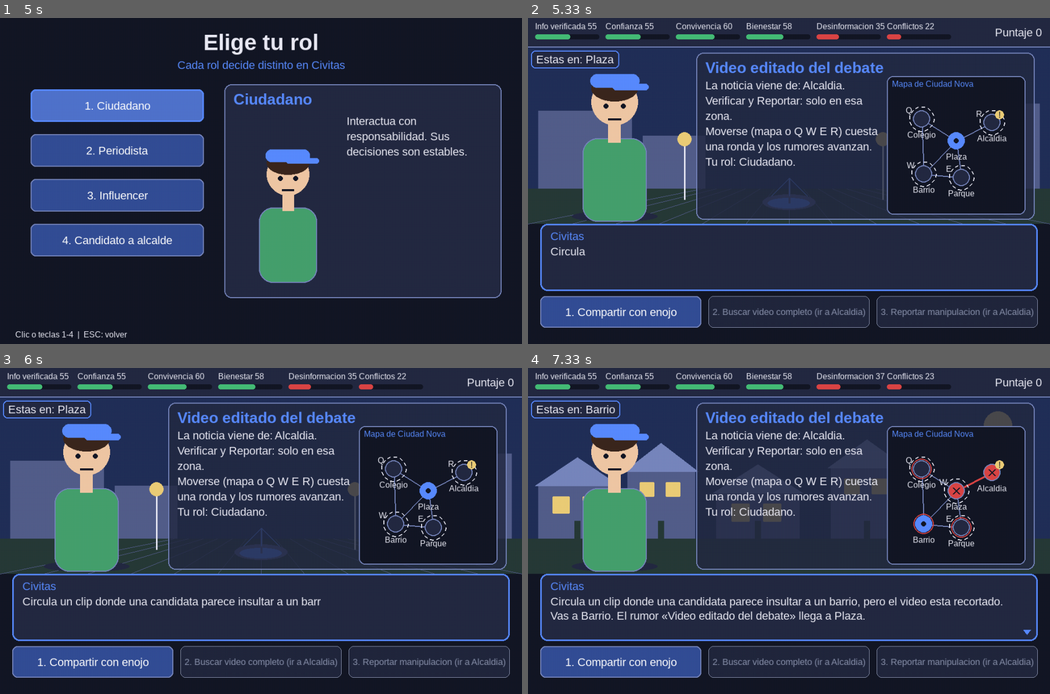
Above: before the commit, frames 1-4 (two rows, left to right).
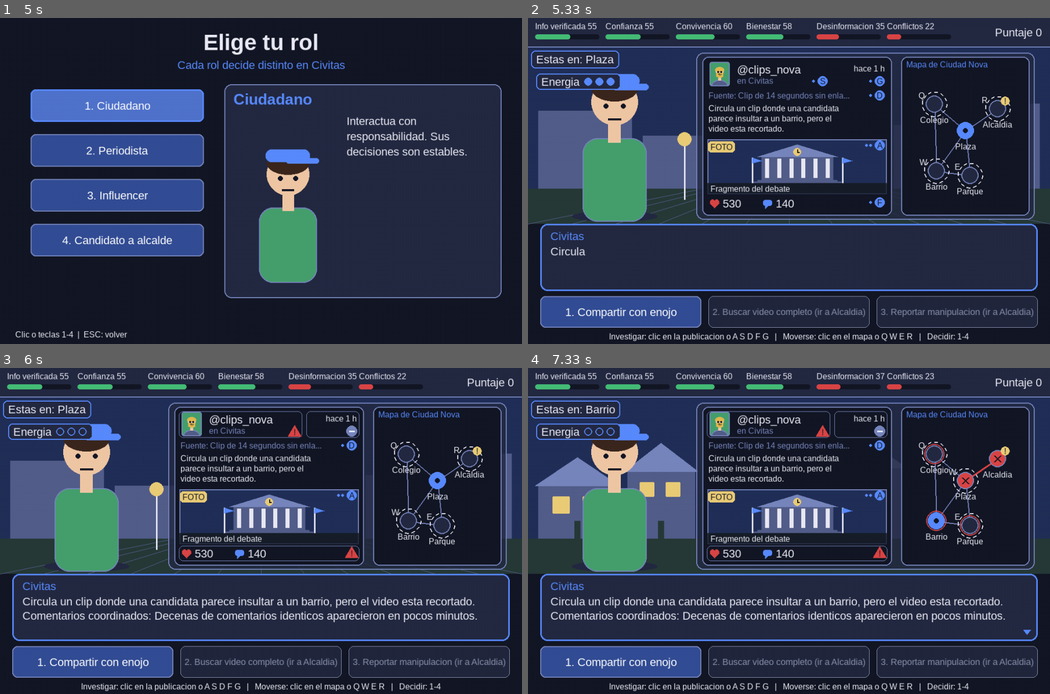
Above: after the commit, the same moments.

Repository: Jsvarela/POST-TRUTH
Game: pygame game, started from src/main.py
Two runs of this game, one before a commit and one after it. Both use one fixed random seed, a clock stepped at 60 frames per second and the inputs below.
Inputs (mouse positions are in pixels of both pictures, inside the frame that each line leads up to):
- Up to frame 1 (5 s): tap Enter at 0.33 s; hold F 0.67-1.13 s; hold D 0.67-1.13 s; move the mouse to (99, 255) at 0.7 s; hold G 1.17-1.63 s; hold D 1.17-1.63 s; hold F 1.67-2.13 s; hold D 1.67-2.13 s; move the mouse to (177, 57) at 1.7 s; hold G 2.17-2.63 s; hold D 2.17-2.63 s; hold D 2.67-3.13 s; move the mouse to (146, 282) at 2.7 s; hold W 3.17-3.47 s; press the mouse at (135, 236) at 3.53 s; move the mouse to (125, 226) at 3.63 s; release the mouse at (114, 216) at 3.77 s; hold D 3.83-4.3 s; hold A 4.33-4.87 s; click "1. Ciudadano" at 4.95 s
- Up to frame 2 (5.33 s): tap 1 at 5.23 s
- Up to frame 3 (6 s): press the mouse at (334, 423) at 5.6 s; move the mouse to (250, 508) at 5.7 s; release the mouse at (161, 589) at 5.83 s; hold S from 5.9 s (still down); tap F at 5.97 s
- Up to frame 4 (7.33 s): tap Space at 6.05, 7.15 s; release S at 6.2 s; press the mouse at (799, 517) at 6.27 s; move the mouse to (705, 511) at 6.37 s; release the mouse at (616, 508) at 6.5 s; hold A 6.57-6.97 s; tap F at 6.63, 6.93, 7.07 s; hold W from 7 s (still down)

Frame 1 is identical in both runs. In frame 2, 21% of the frame differs, in the area x 1-97%, y 11-100%; in frame 3, 22%; in frame 4, 22%.

Commit message:
Integrar la tarjeta de Civitas en la escena: investigar pistas con clic o A S D F G, energia y consecuencia segun lo hallado
Investigar gasta energia (no rondas) y no cambia los puntajes; el texto de la consecuencia
usa la variante de las pistas descubiertas. Sin titulo en la tarjeta para no delatar noticias falsas.

Diff:
--- a/src/post_truth/controllers/escena_state.py
+++ b/src/post_truth/controllers/escena_state.py
@@ -3,6 +3,11 @@
 Flujo por publicacion: DECIDIENDO (noticia + botones) -> [PROPAGACION] -> CONSECUENCIA
 (mensaje + efecto en la ciudad) -> siguiente publicacion ... -> FIN. Todo el contenido sale
 del DecisionTree cargado desde data/events.json; aqui no hay noticias fijas.
+
+INVESTIGAR: cada publicacion es una tarjeta de Civitas con zonas clicables (autor, fuente, fecha,
+imagen, texto, estadisticas) que esconden pistas. Revisar una pista revela su hallazgo y gasta
+ENERGIA (3 por publicacion; hay mas pistas que energia, asi que hay que elegir). Lo investigado
+cambia el texto de consecuencia de la decision (models/pistas.py), no los puntajes.
 
 ZONAS Y RONDAS: cada noticia ocurre en una zona del GrafoCiudad y el jugador esta en otra (o en la
 misma). Moverse a una zona vecina (clic en el mapa o Q W E R) y cada decision cuestan una RONDA, y en
@@ -23,15 +28,17 @@
 from post_truth.game_state import CityState
 from post_truth.models import Impact, Role
 from post_truth.models.personaje import Genero, Personaje
+from post_truth.models.pistas import Investigacion, Pista
 from post_truth.structures.grafo_ciudad import GrafoCiudad
 from post_truth.structures.grafo_social import GrafoSocial
 from post_truth.structures.propagacion import (COMPARTIR, REPORTAR, VERIFICAR, SimulacionDecision, es_falsa,
                                                simular_decision)
 from post_truth.structures.rumores_ciudad import RumoresCiudad
 from post_truth.views.componentes import Boton, CajaDialogo
-from post_truth.views.escena_view import RECT_MAPA, dibujar_escena
+from post_truth.views.escena_view import RECT_MAPA, RECT_TARJETA, dibujar_escena
 from post_truth.views.grafo_view import AnimacionPropagacion
 from post_truth.views.mapa_view import EstadoMapa, zona_en
+from post_truth.views.tarjeta_civitas_view import EstadoTarjeta, pista_con_tecla, zona_en as zona_de_tarjeta
 
 DECIDIENDO, PROPAGACION, CONSECUENCIA, FIN = "decidiendo", "propagacion", "consecuencia", "fin"
 JUGADOR = "jugador"  # id del vertice del grafo social que representa al jugador
@@ -39,6 +46,8 @@
 ATAJOS = [pygame.K_1, pygame.K_2, pygame.K_3, pygame.K_4, pygame.K_5]
 TECLAS_MOVER = [pygame.K_q, pygame.K_w, pygame.K_e, pygame.K_r]  # ir a la 1.a, 2.a, 3.a o 4.a zona vecina
 Y_BOTONES, ALTO_BOTONES, MARGEN, SEPARACION = 546, 62, 24, 14
+# Teclas para investigar la 1.a, 2.a... pista de la tarjeta (letras de views/tarjeta_civitas_view.TECLAS_PISTA)
+TECLAS_INVESTIGAR = {pygame.K_a: "A", pygame.K_s: "S", pygame.K_d: "D", pygame.K_f: "F", pygame.K_g: "G"}
 TIPOS_EN_SITIO = {VERIFICAR, REPORTAR}  # acciones que exigen estar en la zona de la noticia
 # Premio por ir a una zona infectada y desmentir el rumor (accion responsable: suma confianza y puntos)
 DESMENTIR_PREMIO = Impact(verified_information=4, trust=3, score=4)
@@ -74,6 +83,9 @@
         self.zona = ""
         self.ronda = 0
         self._titulos: dict[str, str] = {}
+        # Investigacion de la publicacion actual (energia y pistas descubiertas): se reinicia en cada una
+        self.investigacion = Investigacion(())
+        self._hover = None
 
     @property
     def personaje(self) -> Personaje:
@@ -127,6 +139,18 @@
             partes = ["Los rumores siguen activos."]
         return self.rumores.penalizacion(), " ".join(partes[:2])
 
+    def _investigar(self, pista: Pista) -> None:
+        """Revisa una pista: gasta energia, revela el hallazgo en el dialogo y marca la zona de la tarjeta."""
+        if self.fase != DECIDIENDO:
+            return
+        r = self.investigacion.investigar(pista.id)
+        if r.estado == "sin_energia":
+            aviso = (f"No te queda energia para revisar eso: cuesta {pista.costo} y tienes "
+                     f"{self.investigacion.energia}. Decide con lo que sabes, o relee una pista ya revisada.")
+        else:
+            aviso = f"{pista.titulo}: {pista.hallazgo}"   # "repetida" no cuesta nada: se relee
+        self._decir_en_sitio(aviso)
+
     def _mover(self, destino: str) -> None:
         if self.fase != DECIDIENDO or destino not in self.mapa.vecinos(self.zona):
             return
@@ -160,6 +184,8 @@
     def _cargar_evento(self) -> None:
         self.fase, self.impacto, self.animo = DECIDIENDO, None, 0
         evento = self.arbol.event
+        self.investigacion = Investigacion(evento.clues)   # energia completa y ninguna pista descubierta
+        self._hover = None
         self.dialogo.set_texto(evento.content, "Civitas")
         # Una noticia falsa es un rumor desde que aparece, pero el mapa no lo muestra hasta que
         # empieza a correr (si no, delataria cual es falsa sin investigar).
@@ -229,7 +255,8 @@
         self.ciudad.apply(impacto)
         self.animo = (impacto.score > 0) - (impacto.score < 0)
         self.fase = CONSECUENCIA
-        mensaje = nodo.description or "Nada cambia por ahora."
+        # El texto cambia segun lo investigado (variante escrita en events.json o "Habias revisado: ...")
+        mensaje = nodo.consecuencia(self.investigacion.pistas_descubiertas()) or "Nada cambia por ahora."
         self.dialogo.set_texto(f"{mensaje}\n{aviso}" if aviso else mensaje, "Consecuencia")
         self.botones = [Boton(pygame.Rect(362, Y_BOTONES, 300, ALTO_BOTONES), "Continuar (Enter)",
                               self._continuar, atajo=pygame.K_RETURN)]
@@ -266,6 +293,7 @@
             self.dialogo.completar()
         if self.fase == DECIDIENDO:
             self._manejar_movimiento(event)
+            self._manejar_investigacion(event)
         for boton in list(self.botones):  # copia: un clic reemplaza self.botones
             if boton.handle_event(event):
                 break
@@ -282,6 +310,22 @@
             if i < len(vecinos):
                 self._mover(vecinos[i])
 
+    def _manejar_investigacion(self, event: pygame.event.Event) -> None:
+        """Investigar: clic sobre una zona de la tarjeta con pista, o su letra (A S D F G); el mouse
+        encima la resalta."""
+        evento = self.arbol.event
+        if event.type == pygame.MOUSEMOTION:
+            self._hover = zona_de_tarjeta(RECT_TARJETA, event.pos, evento)
+        elif event.type == pygame.MOUSEBUTTONDOWN and event.button == 1:
+            zona = zona_de_tarjeta(RECT_TARJETA, event.pos, evento)
+            pista = self.investigacion.pista_en(zona) if zona is not None else None
+            if pista is not None:
+                self._investigar(pista)
+        elif event.type == pygame.KEYDOWN and event.key in TECLAS_INVESTIGAR:
+            pista = pista_con_tecla(evento, TECLAS_INVESTIGAR[event.key])
+            if pista is not None:
+                self._investigar(pista)
+
     def update(self, dt: float) -> None:
         self.dialogo.update(dt)
         if self.fase == PROPAGACION and self.animacion is not None:
@@ -300,14 +344,13 @@
         elif self.fase == CONSECUENCIA:
             titulo, texto = "Consecuencias en Ciudad Nova", ""
         else:
-            titulo = self.arbol.event.title
-            texto = (f"La noticia viene de: {self._nombre_zona(self.arbol.event.zone)}.\n"
-                     "Verificar y Reportar: solo en esa zona.\n"
-                     "Moverse (mapa o Q W E R) cuesta una ronda y los rumores avanzan.\n"
-                     f"Tu rol: {self.personaje.rol.value}.")
+            # Al decidir se ve la tarjeta de Civitas (sin titulo: "Rumor sobre..." delataria la noticia)
+            titulo, texto = "", ""
         en_mapa = self.fase in (DECIDIENDO, CONSECUENCIA)
         dibujar_escena(pantalla, self.app.fuentes, self.app.temas.actual, self.personaje, self.animo,
                        self.ciudad.as_display_rows(), titulo, texto, self.impacto, self.dialogo, self.botones,
                        self.animacion if self.fase == PROPAGACION else None, self.zona,
                        self._nombre_zona(self.zona) if self.zona else "",
-                       self._estado_mapa() if en_mapa else None)
+                       self._estado_mapa() if en_mapa else None,
+                       EstadoTarjeta(self.arbol.event, self.investigacion, self._hover)
+                       if self.fase == DECIDIENDO else None)
--- a/src/post_truth/views/escena_view.py
+++ b/src/post_truth/views/escena_view.py
@@ -9,6 +9,7 @@
 from post_truth.views.componentes import Boton, CajaDialogo, Fuentes, Panel, dibujar_texto_ajustado
 from post_truth.views.grafo_view import AnimacionPropagacion
 from post_truth.views.mapa_view import EstadoMapa, dibujar_mapa
+from post_truth.views.tarjeta_civitas_view import EstadoTarjeta, dibujar_tarjeta
 from post_truth.views.personaje_view import dibujar_personaje
 from post_truth.views.theme import Tema
 from post_truth.views.zona_view import dibujar_fondo_zona
@@ -35,7 +36,9 @@
 RECT_PERSONAJE = pygame.Rect(40, 64, 260, 336)
 RECT_PANEL = pygame.Rect(330, 68, 664, 328)
 RECT_ESCENA = pygame.Rect(0, 57, 1024, 347)      # area del fondo de la zona (entre el HUD y el dialogo)
-RECT_MAPA = pygame.Rect(RECT_PANEL.right - 290, RECT_PANEL.y + 46, 272, 272)  # minimapa dentro del panel
+RECT_TARJETA = pygame.Rect(RECT_PANEL.x + 12, RECT_PANEL.y + 8, 372, 312)   # tarjeta de Civitas (a la izquierda)
+RECT_MAPA = pygame.Rect(RECT_PANEL.right - 10 - 252, RECT_PANEL.y + 8, 252, 312)  # minimapa (a la derecha)
+AYUDA = "Investigar: clic en la publicacion o A S D F G   |   Moverse: clic en el mapa o Q W E R   |   Decidir: 1-4"
 RECT_TEXTO_PANEL = pygame.Rect(RECT_PANEL.x + 18, RECT_PANEL.y + 52, 340, 256)  # texto a la izquierda del mapa
 ALFA_PANEL = 205  # el panel deja ver un poco el fondo de la zona
 
@@ -79,11 +82,24 @@
         y += fuentes.normal.get_linesize() + 6
 
 
+def _dibujar_energia(pantalla: pygame.Surface, fuentes: Fuentes, tema: Tema, inv, y: int) -> None:
+    """Etiqueta "Energia" con un punto por cada unidad: lleno si queda, vacio si ya se gasto."""
+    etiqueta = fuentes.normal.render("Energia", True, tema.texto)
+    ancho = etiqueta.get_width() + 20 + inv.energia_max * 22 + 4
+    marco = pygame.Rect(16, y, ancho, 32)
+    pygame.draw.rect(pantalla, tema.panel, marco, border_radius=8)
+    pygame.draw.rect(pantalla, tema.acento, marco, width=2, border_radius=8)
+    pantalla.blit(etiqueta, (marco.x + 10, marco.y + 4))
+    for i in range(inv.energia_max):
+        centro = (marco.x + 10 + etiqueta.get_width() + 16 + i * 22, marco.centery)
+        pygame.draw.circle(pantalla, tema.acento, centro, 8, 0 if i < inv.energia else 2)
+
+
 def dibujar_escena(pantalla: pygame.Surface, fuentes: Fuentes, tema: Tema, personaje: Personaje,
                    animo: int, filas: list[tuple[str, int]], titulo_panel: str, texto_panel: str,
                    impacto: Impact | None, dialogo: CajaDialogo, botones: list[Boton],
                    animacion: AnimacionPropagacion | None = None, zona_id: str = "", nombre_zona: str = "",
-                   mapa: EstadoMapa | None = None) -> None:
+                   mapa: EstadoMapa | None = None, tarjeta: EstadoTarjeta | None = None) -> None:
     pantalla.fill(tema.fondo)
     dibujar_fondo_zona(pantalla, zona_id, tema, RECT_ESCENA)  # el escenario cambia con la zona
     _dibujar_hud(pantalla, fuentes, tema, filas)
@@ -94,13 +110,18 @@
         pygame.draw.rect(pantalla, tema.panel, marco, border_radius=8)
         pygame.draw.rect(pantalla, tema.acento, marco, width=2, border_radius=8)
         pantalla.blit(etiqueta, etiqueta.get_rect(center=marco.center))
+    if tarjeta is not None:  # energia que queda para investigar esta publicacion
+        _dibujar_energia(pantalla, fuentes, tema, tarjeta.investigacion, RECT_ESCENA.y + 52)
     if animacion is not None:  # la propagacion ocupa el lugar del panel de noticia
         animacion.draw(pantalla, fuentes, tema, RECT_PANEL)
     else:
-        panel = Panel(RECT_PANEL, titulo_panel, alfa=ALFA_PANEL)
+        # Con tarjeta no hay titulo: titulos como "Rumor sobre el colegio" delatarian que es falsa
+        panel = Panel(RECT_PANEL, "" if tarjeta is not None else titulo_panel, alfa=ALFA_PANEL)
         panel.draw(pantalla, fuentes, tema)
         area = RECT_TEXTO_PANEL if mapa is not None else panel.interior
-        if impacto is None:
+        if tarjeta is not None:
+            dibujar_tarjeta(pantalla, fuentes, tema, RECT_TARJETA, tarjeta.evento, tarjeta.investigacion, tarjeta.hover)
+        elif impacto is None:
             dibujar_texto_ajustado(pantalla, fuentes.normal, texto_panel, tema.texto, area)
         else:
             _dibujar_consecuencias(pantalla, fuentes, tema, area, impacto)
@@ -109,3 +130,6 @@
     dialogo.draw(pantalla, fuentes, tema)
     for boton in botones:
         boton.draw(pantalla, fuentes.normal, tema)
+    if tarjeta is not None:  # recordatorio de controles bajo los botones
+        ayuda = fuentes.chica.render(AYUDA, True, tema.texto)
+        pantalla.blit(ayuda, ayuda.get_rect(midbottom=(pantalla.get_width() // 2, pantalla.get_height() - 6)))
--- a/src/post_truth/views/tarjeta_civitas_view.py
+++ b/src/post_truth/views/tarjeta_civitas_view.py
@@ -11,6 +11,8 @@
 Ojo: el titulo del evento NO se muestra en la tarjeta. Titulos como "Rumor sobre el colegio" delatarian
 que la noticia es falsa antes de investigar.
 """
+from dataclasses import dataclass
+
 import pygame
 
 from post_truth.models import NewsEvent
@@ -24,6 +26,14 @@
 TECLAS_PISTA = "ASDFG"   # tecla de la 1.a, 2.a... pista de la noticia (como Q W E R para moverse)
 MAX_LINEAS_TEXTO = 3
 RESERVA_INSIGNIA = 70    # px a la derecha de fuente y texto que se dejan libres para la insignia y el costo
+
+
+@dataclass
+class EstadoTarjeta:
+    """Lo que la vista necesita para dibujar la tarjeta de la publicacion actual."""
+    evento: NewsEvent
+    investigacion: Investigacion
+    hover: ZonaTarjeta | None = None   # zona con pista bajo el mouse
 
 
 def _layout(rect: pygame.Rect) -> dict[ZonaTarjeta, pygame.Rect]:
